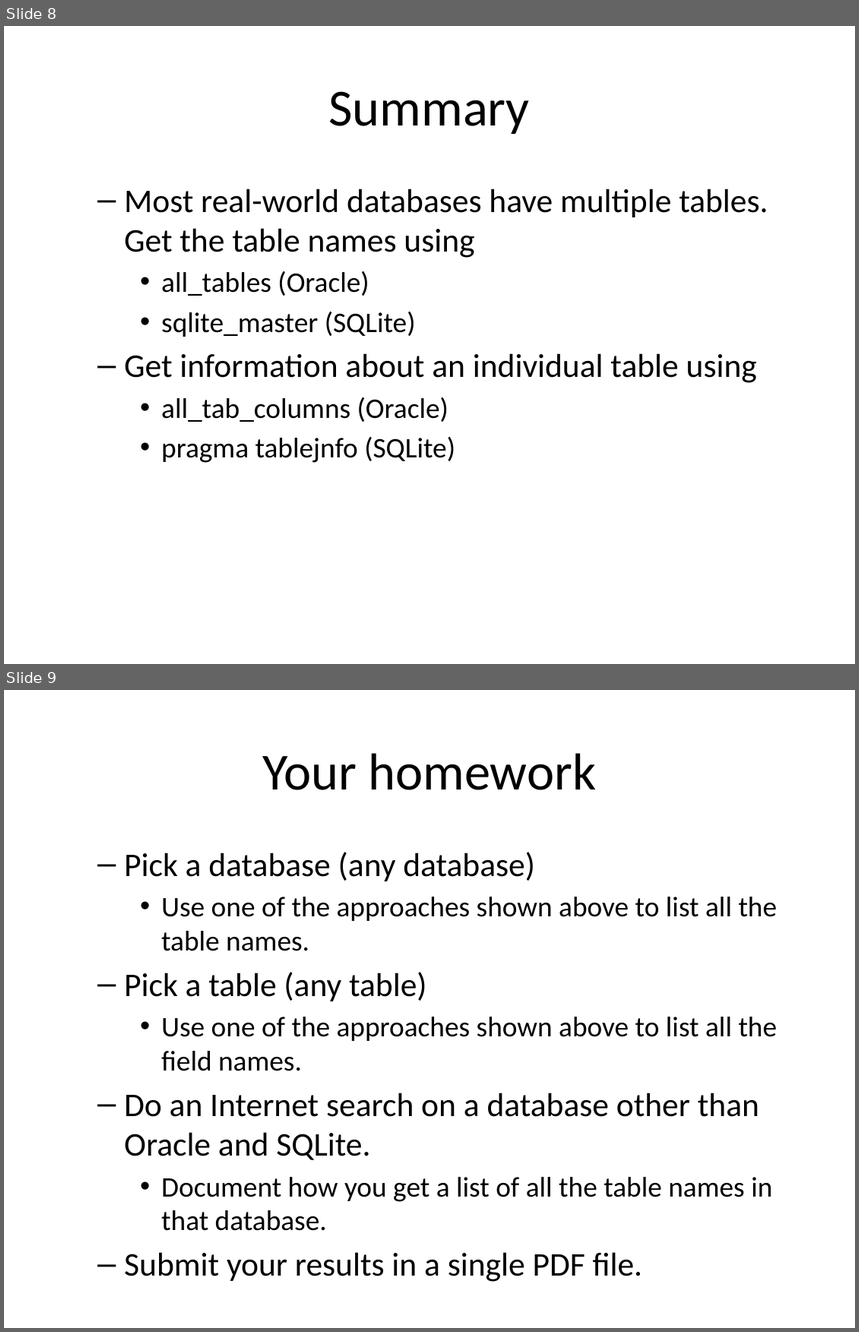
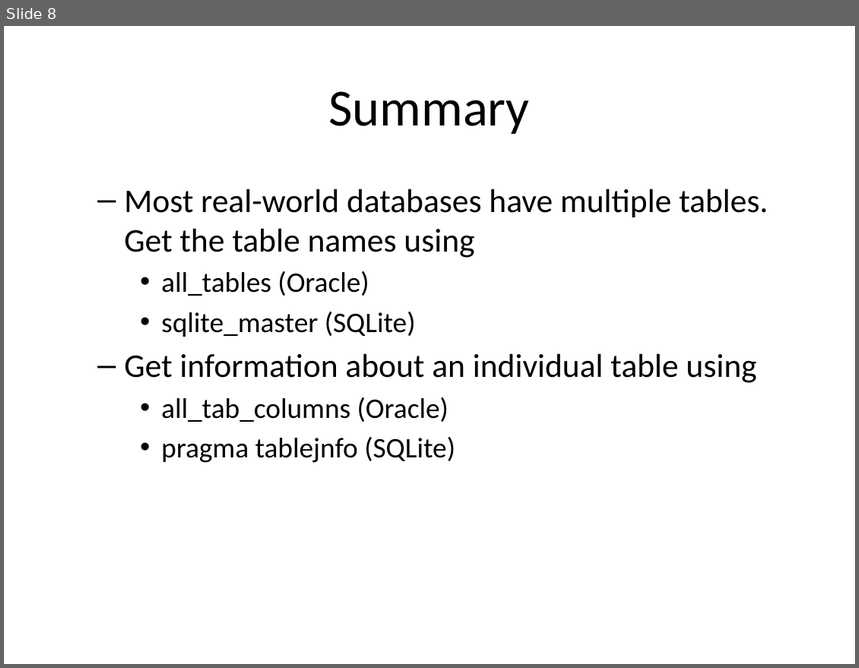
Before and after one commit to pmean/introduction-to-sql, a slide deck: src/5508-simon-m05-video-metadata.pptx. Shown one above the other, each under a label of ours: slides 8 and 9 before the commit, slide 8 after it. The pictures are 859x1332 and 859x668 pixels, drawn with LibreOffice and Linux fonts; fonts in the diff are those of the drawing. Boxes give left, top, right and bottom in pixels: in the first picture for what was removed or moved away, otherwise in the second. Text is boxed around its words. In the diff, an @@ line names an element or a change of style, - is before the commit and + after.

Commit message:
Updated module05 powerpoint

```diff
--- a/src/5508-simon-m05-video-metadata.pptx
+++ b/src/5508-simon-m05-video-metadata.pptx
@@ slide 9 removed at (4,690,855,1328), background #FFFFFF @@
@@ title removed at (262,753,597,790) @@
-Your homework
@@ text removed at (124,852,778,1277) @@
-  – Pick a database (any database)
-    • Use one of the approaches shown above to list all the table names.
-  – Pick a table (any table)
-    • Use one of the approaches shown above to list all the field names.
-  – Do an Internet search on a database other than Oracle and SQLite.
-    • Document how you get a list of all the table names in that database.
-  – Submit your results in a single PDF file.
```
